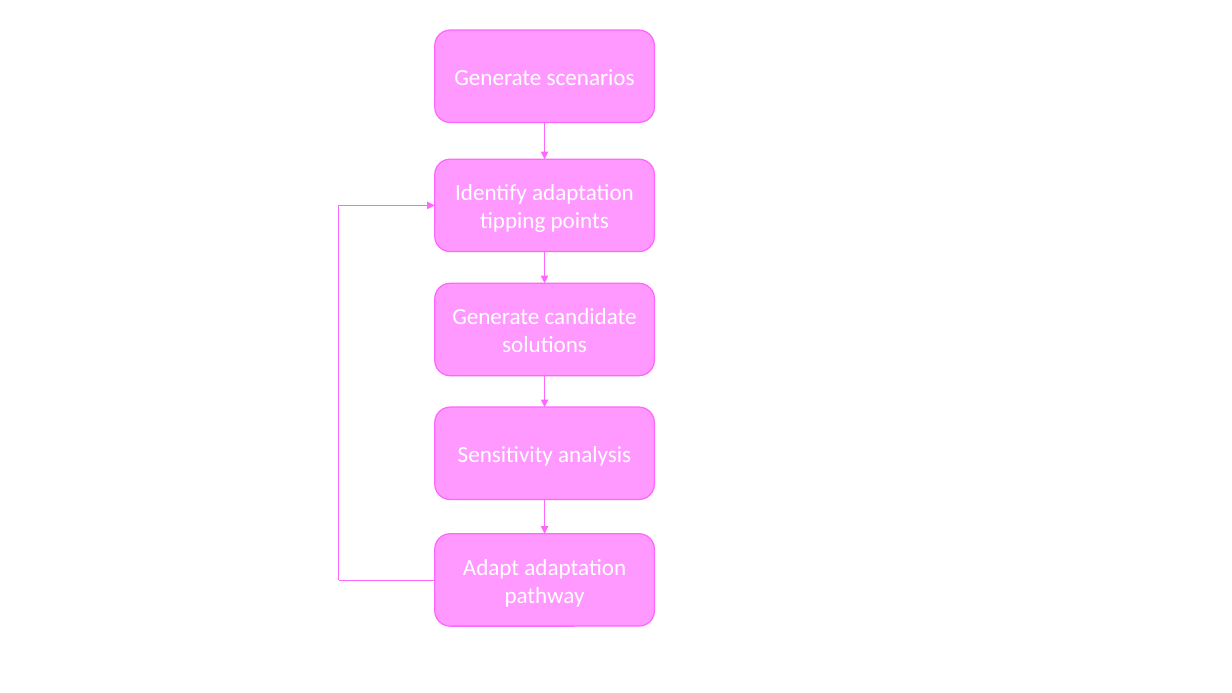
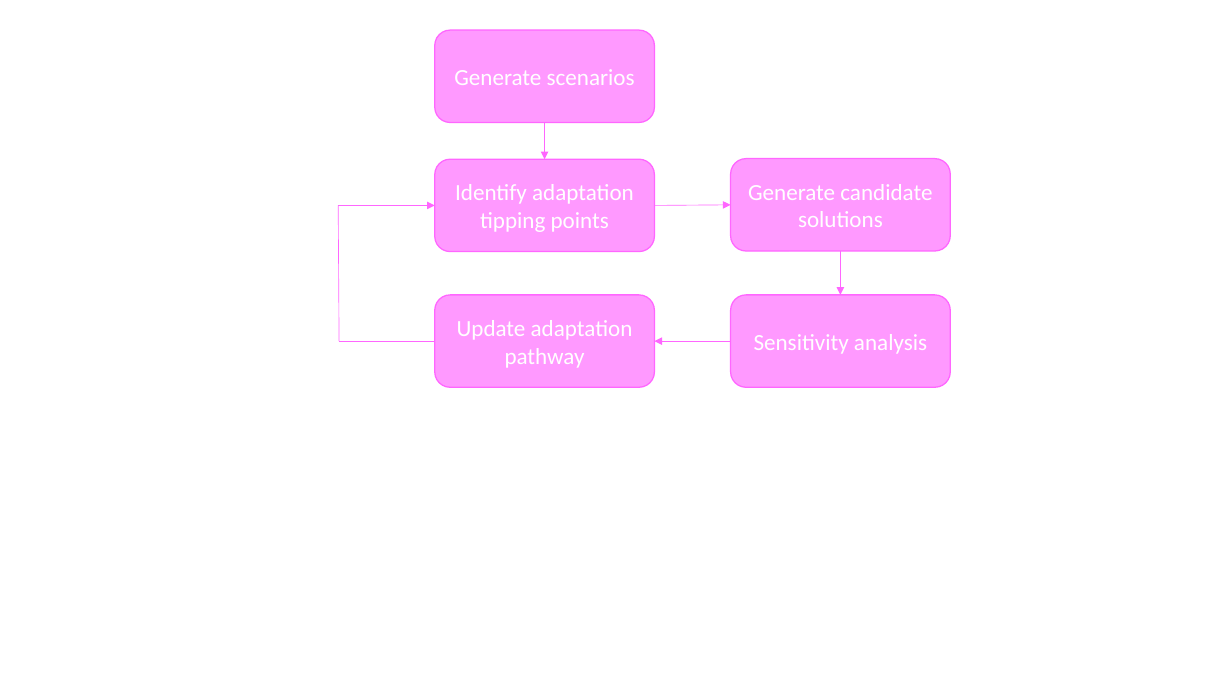
Before and after one commit to Lischip/FabiosDecisions, a slide deck: slide 1 of report/figures/flowchart.pptx. Drawn at 1232x693 pixels with LibreOffice and Linux fonts; fonts in the diff are those of the drawing. Boxes give left, top, right and bottom in pixels: in the first picture for what was removed or moved away, otherwise in the second. Text is boxed around its words. In the diff, an @@ line names an element or a change of style, - is before the commit and + after.

```diff
--- a/report/figures/flowchart.pptx
+++ b/report/figures/flowchart.pptx
@@ rounded rectangle "Generate candidate solutions": place and size @@
-rounded rectangle "Generate candidate solutions" at box(435, 284, 655, 376)
+rounded rectangle "Generate candidate solutions" at box(731, 159, 951, 251)
@@ line moved from (338, 205) - (338, 580) to (338, 205) - (339, 341) @@
@@ arrow moved from (544, 251) - (544, 284) to (654, 205) - (731, 205) @@
@@ arrow moved from (544, 376) - (544, 408) to (841, 251) - (841, 295) @@
@@ rounded rectangle "Update adaptation pathway": place and size @@
-rounded rectangle "Update adaptation pathway" at box(435, 534, 655, 627)
+rounded rectangle "Update adaptation pathway" at box(435, 295, 655, 387)
@@ rounded rectangle "Sensitivity analysis": place and size @@
-rounded rectangle "Sensitivity analysis" at box(435, 408, 655, 500)
+rounded rectangle "Sensitivity analysis" at box(731, 295, 951, 387)
@@ text in rounded rectangle at box(457, 320, 633, 368): text changed @@
-Adapt adaptation pathway
+Update adaptation pathway
@@ line moved from (339, 580) - (435, 580) to (339, 341) - (435, 341) @@
@@ arrow moved from (544, 500) - (544, 534) to (731, 341) - (654, 341) @@
```
Also in this commit, not shown: 1 other file.
